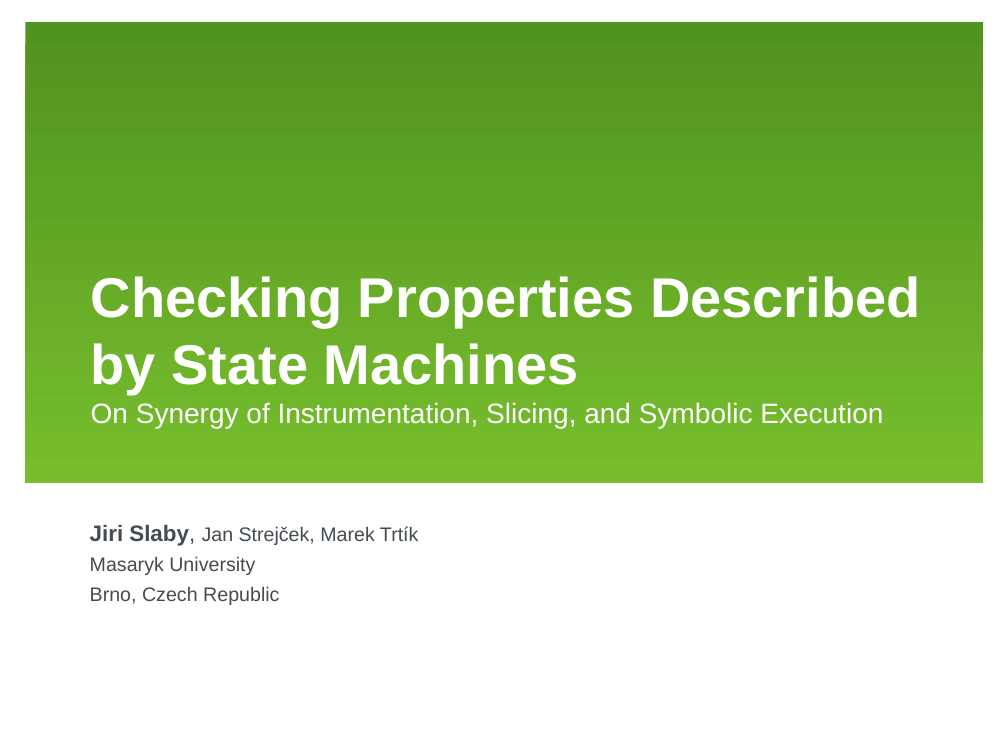
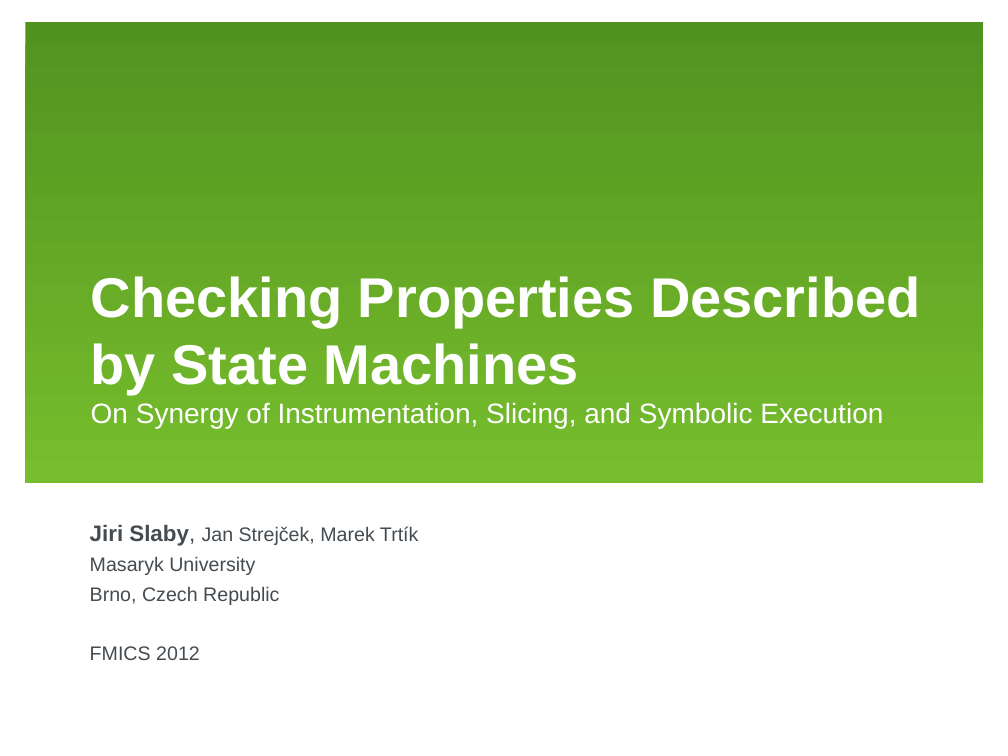
Before and after one commit to jirislaby/writings, a slide deck: slide 1 of presentations/fmics2012.odp. Drawn at 1008x756 pixels with LibreOffice and Linux fonts; fonts in the diff are those of the drawing. Boxes give left, top, right and bottom in pixels: in the first picture for what was removed or moved away, otherwise in the second. Text is boxed around its words. In the diff, an @@ line names an element or a change of style, - is before the commit and + after.

Commit message:
fmics2012: memics updates

```diff
--- a/presentations/fmics2012.odp
+++ b/presentations/fmics2012.odp
@@ subtitle at (x1=90, y1=646, x2=200, y2=660): paragraph added @@
+FMICS 2012
```
Also in this commit, not shown: 6 other slides changed, 1 slide added.
